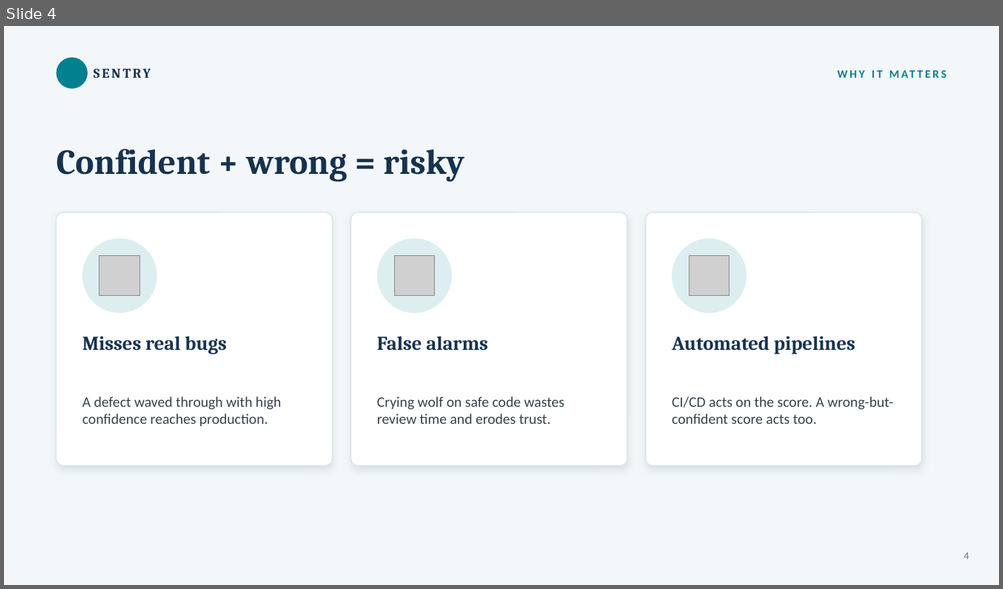
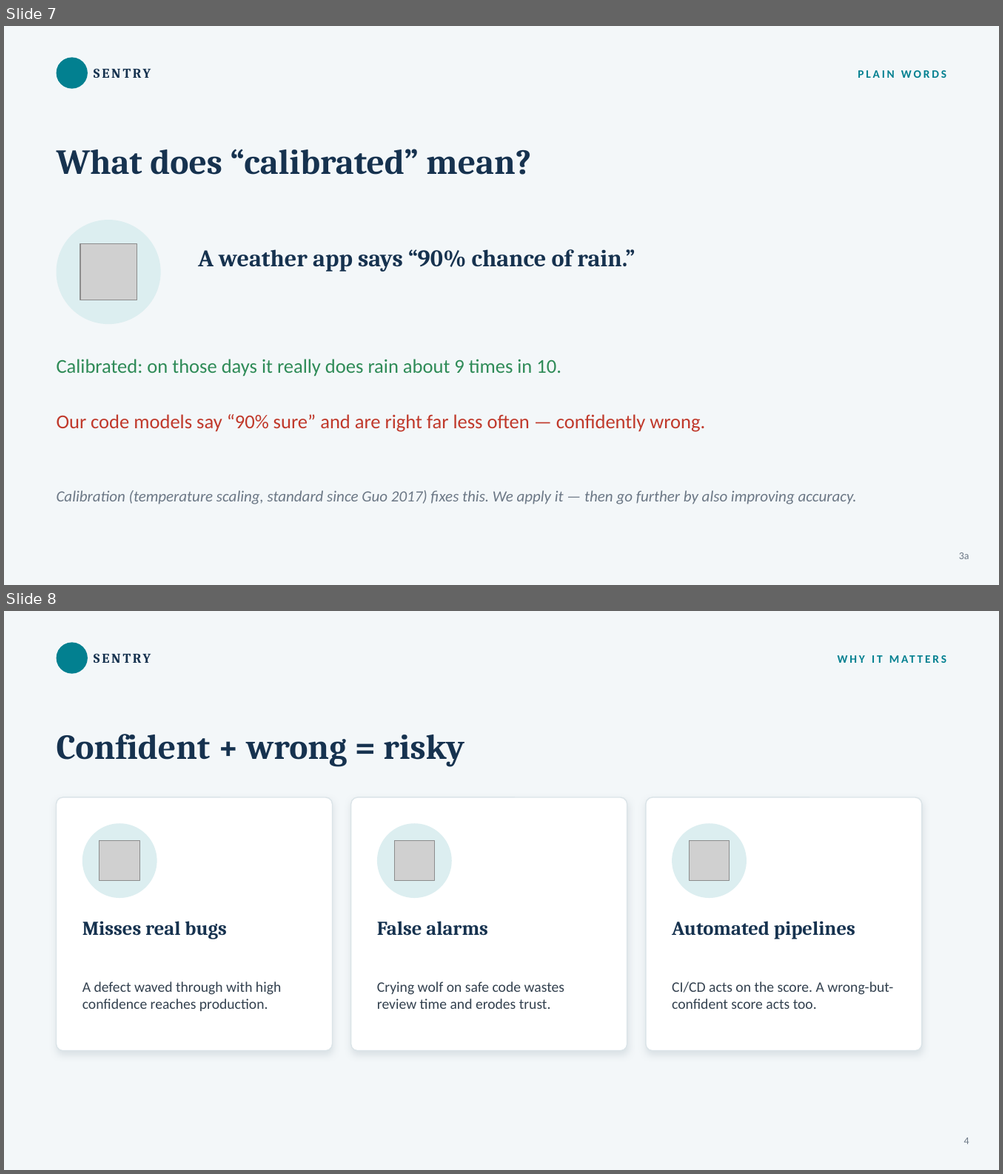
Before and after one commit to jsureka/SENTRY, a slide deck: presentation/SENTRY_results_discussion.pptx. Shown one above the other, each under a label of ours: slide 4 before the commit, slides 7 and 8 after it. The pictures are 1003x589 and 1003x1174 pixels, drawn with LibreOffice and Linux fonts; fonts in the diff are those of the drawing; grey boxes stand for pictures; background and template pictures are left out. Boxes give left, top, right and bottom in pixels: in the first picture for what was removed or moved away, otherwise in the second. Text is boxed around its words. In the diff, an @@ line names an element or a change of style, - is before the commit and + after.

```diff
--- a/presentation/SENTRY_results_discussion.pptx
+++ b/presentation/SENTRY_results_discussion.pptx
@@ slide 7 added at <box>4,26,999,585</box>, background #F3F7F9 @@
@@ ellipse added at <box>57,57,88,89</box>, fill #028090 @@
@@ text added at <box>94,57,317,89</box>, 13 pt, text #16324F, bold @@
+SENTRY
@@ text added at <box>857,70,946,78</box>, 11 pt, text #028090, bold @@
+PLAIN WORDS
@@ text added at <box>57,149,531,175</box>, 34 pt, text #16324F, bold @@
+What does “calibrated” mean?
@@ ellipse added at <box>57,220,161,324</box>, fill #DCEEF0 @@
@@ picture added at <box>80,244,136,301</box> @@
@@ text added at <box>198,249,634,272</box>, 23 pt, text #16324F, bold @@
+A weather app says “90% chance of rain.”
@@ text added at <box>57,359,561,377</box>, 19 pt, text #2E8B57 @@
+Calibrated: on those days it really does rain about 9 times in 10.
@@ text added at <box>57,414,705,432</box>, 19 pt, text #C0392B @@
+Our code models say “90% sure” and are right far less often — confidently wrong.
@@ text added at <box>57,491,856,505</box>, 15 pt, text #6B7785, italic @@
+Calibration (temperature scaling, standard since Guo 2017) fixes this. We apply it — then go further by also improving accuracy.
@@ text added at <box>959,553,969,560</box>, 10 pt, text #6B7785 @@
+3a
@@ what was slide 4 is now slide 8 @@
```
Also in this commit, not shown: 2 slides changed, 9 other slides added, 3 other files.
